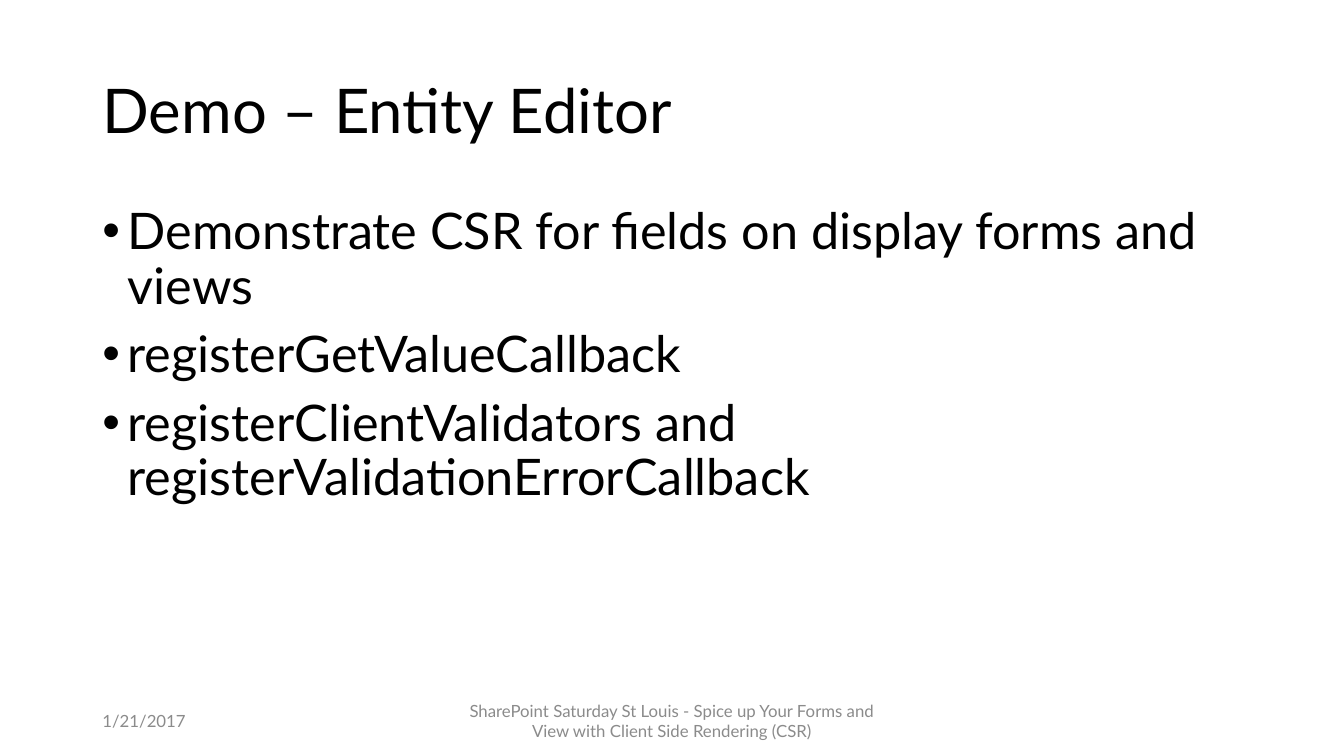
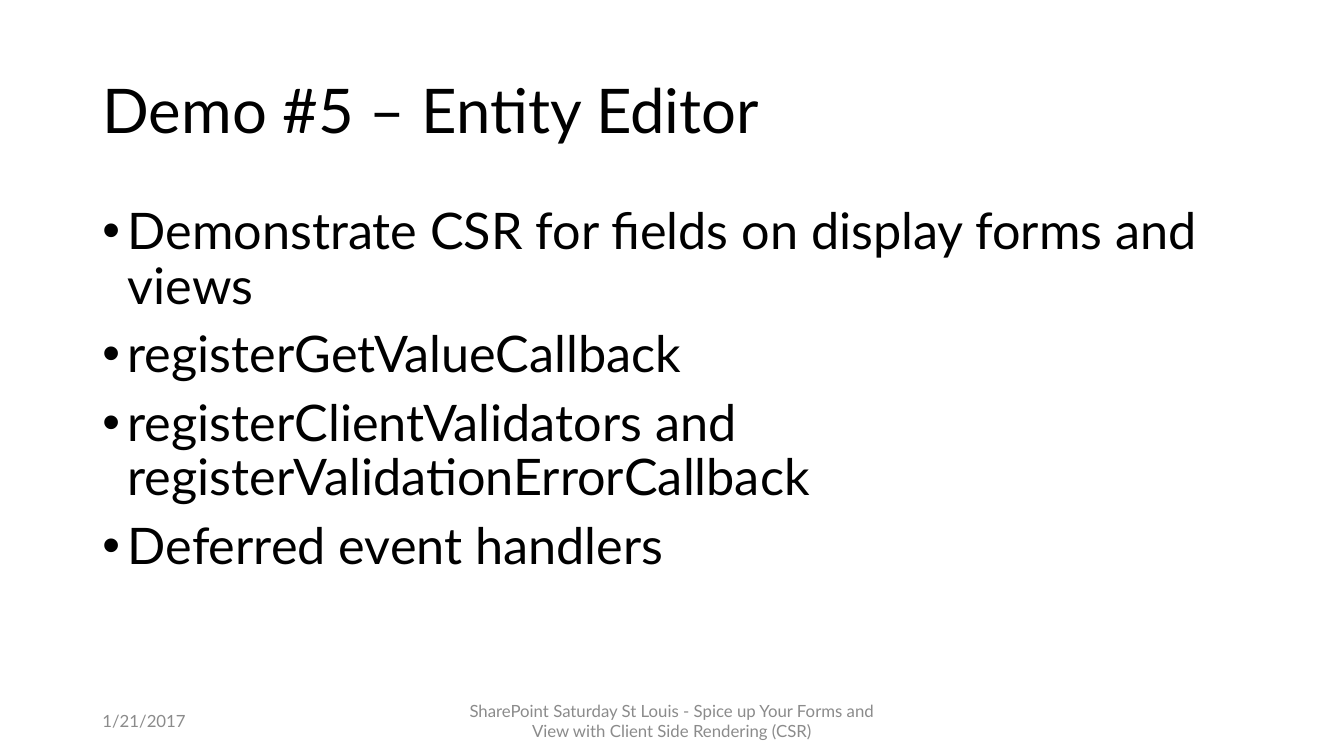
Before and after one commit to mcsheaj/CSRDemos, a slide deck: slide 13 of SPSSTL_CSR.pptx (slide 11 before the commit). Drawn at 1344x756 pixels with LibreOffice and Linux fonts; fonts in the diff are those of the drawing. Boxes give left, top, right and bottom in pixels: in the first picture for what was removed or moved away, otherwise in the second. Text is boxed around its words. In the diff, an @@ line names an element or a change of style, - is before the commit and + after.

```diff
--- a/SPSSTL_CSR.pptx
+++ b/SPSSTL_CSR.pptx
@@ title at (102,87,759,144): text changed @@
-Demo – Entity Editor
+Demo #5 – Entity Editor
@@ text at (128,527,664,565): paragraph added @@
+• Deferred event handlers
```
Also in this commit, not shown: 4 other slides changed, 2 slides added, 8 other files.
